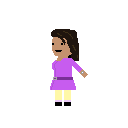
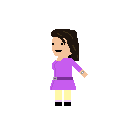
Comparing the layer stacks of the two (128, 128) images. Changes:
painted on "Layer 1" over [52, 37, 88, 78]
